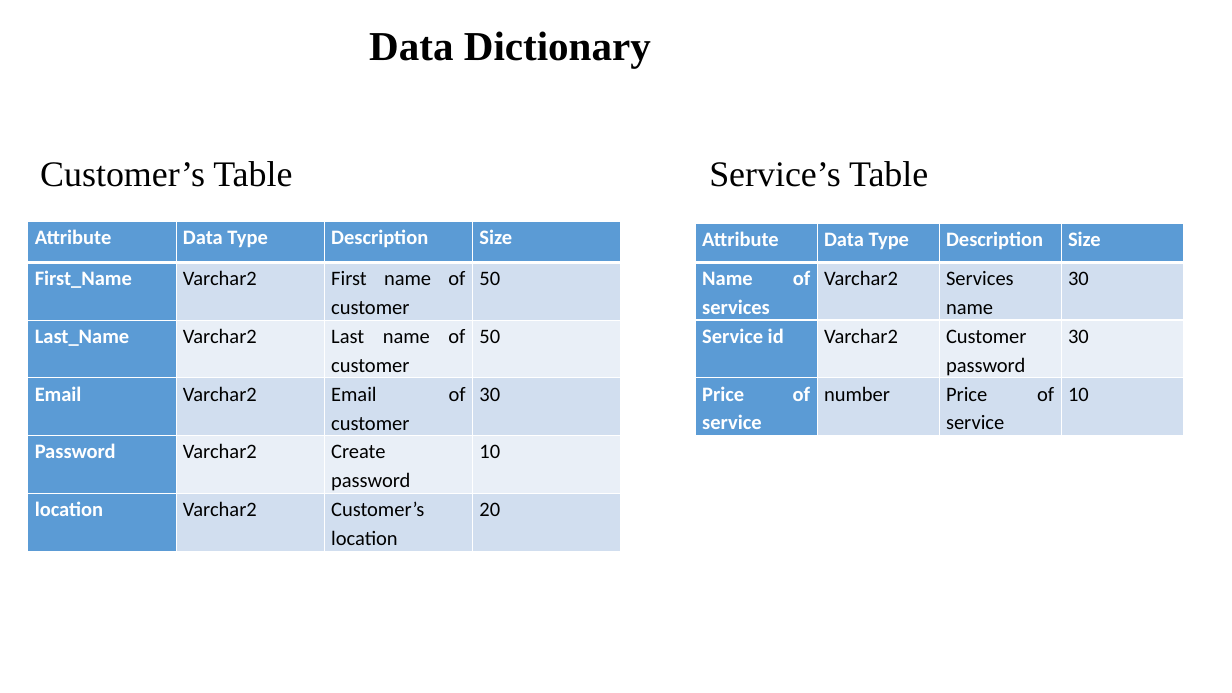
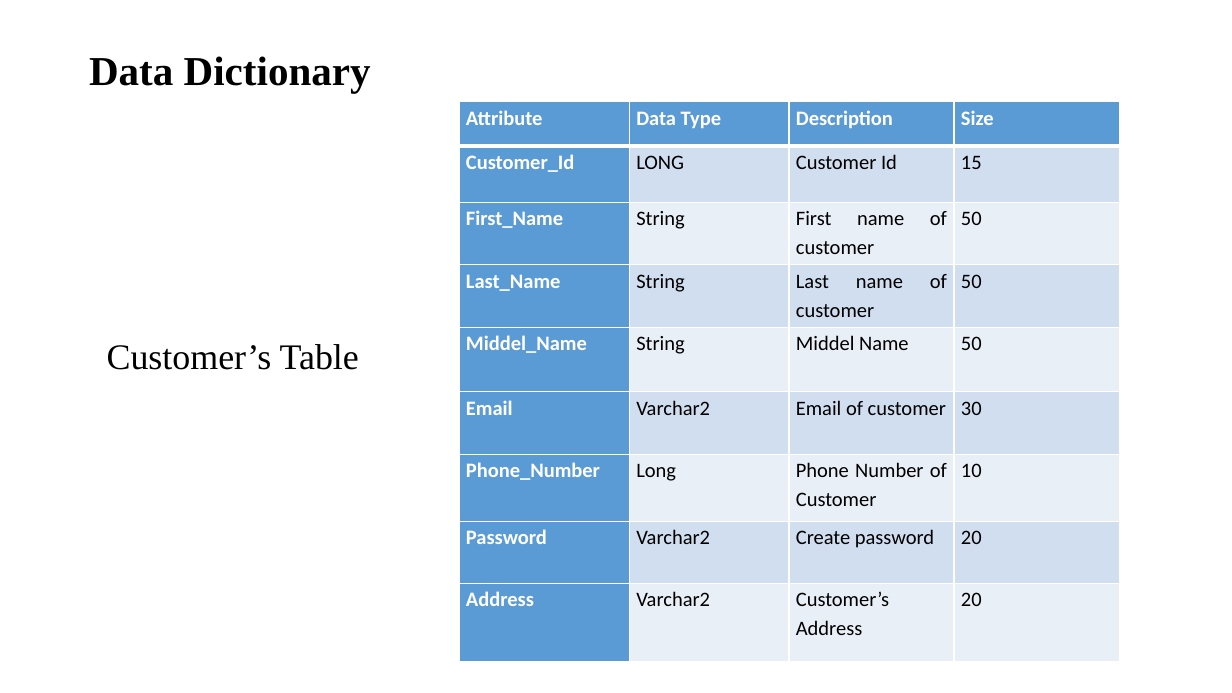
Before and after one commit to JSK-Developers/HEY-Provider-, a slide deck: slide 17 of HEY_Provider.pptx (slide 16 before the commit). Drawn at 1232x693 pixels with LibreOffice and Linux fonts; fonts in the diff are those of the drawing. Boxes give left, top, right and bottom in pixels: in the first picture for what was removed or moved away, otherwise in the second. Text is boxed around its words. In the diff, an @@ line names an element or a change of style, - is before the commit and + after.

```diff
--- a/HEY_Provider.pptx
+++ b/HEY_Provider.pptx
@@ title "Data Dictionary": place and size @@
-title "Data Dictionary" at [369,31,651,68]
+title "Data Dictionary" at [89,56,371,93]
@@ table at [459,102,1120,662] @@
-row 2: First_Name | Varchar2 | First name of customer | 50
-row 3: Last_Name | Varchar2 | Last name of customer | 50
+row 2: Customer_Id | LONG | Customer Id | 15
+row 3: First_Name | String | First name of customer | 50
+row 4: Last_Name | String | Last name of customer | 50
+row 5: Middel_Name | String | Middel Name | 50
-row 5: Password | Varchar2 | Create password | 10
-row 6: location | Varchar2 | Customer’s location | 20
+row 7: Phone_Number | Long | Phone Number of Customer | 10
+row 8: Password | Varchar2 | Create password | 20
+row 9: Address | Varchar2 | Customer’s Address | 20
@@ table: place and size @@
-table at [28,222,619,549]
+table at [459,102,1120,662]
@@ text removed at [709,161,928,187] @@
-Service’s Table
@@ table removed at [695,224,1183,433], 4 rows, 4 columns @@
-Attribute | Data Type | Description | Size
-Name of services | Varchar2 | Services name | 30
-Service id | Varchar2 | Customer password | 30
-Price of service | number | Price of service | 10
@@ text "Customer’s Table": place and size @@
-text "Customer’s Table" at [40,161,292,187]
+text "Customer’s Table" at [107,344,359,370]
```
Also in this commit, not shown: 5 other slides changed, 4 slides added, 1 slide removed, 5 other files.
